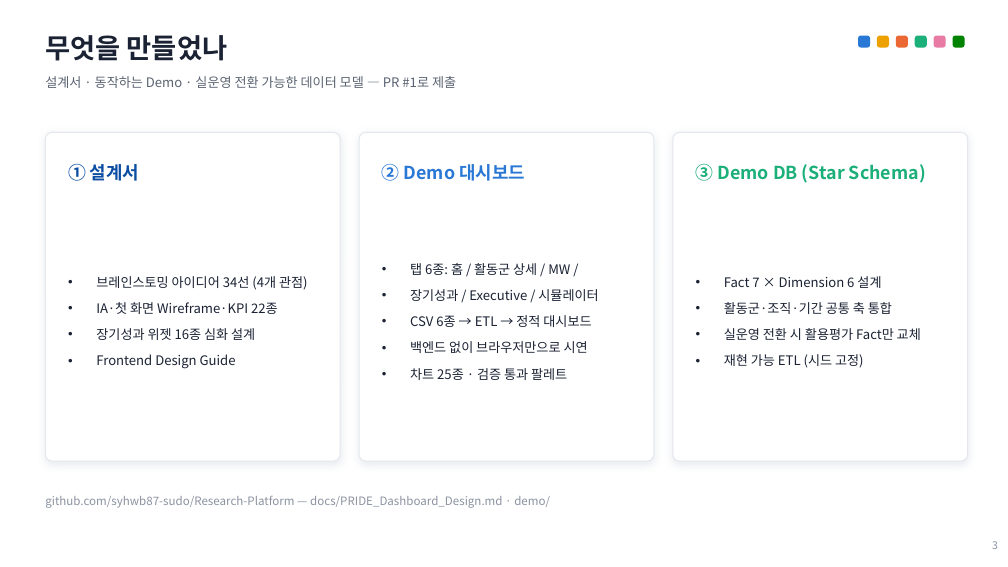
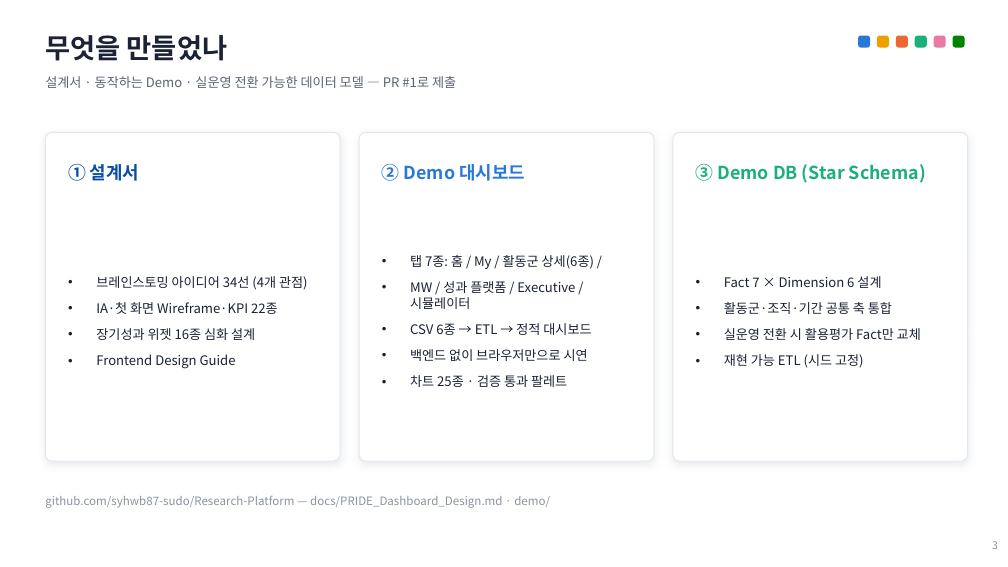
Before and after one commit to syhwb87-sudo/Research-Platform, a slide deck: slide 3 of docs/PRIDE_Dashboard_시연자료.pptx. Drawn at 1008x567 pixels with LibreOffice and Linux fonts; fonts in the diff are those of the drawing. Boxes give left, top, right and bottom in pixels: in the first picture for what was removed or moved away, otherwise in the second. Text is boxed around its words. In the diff, an @@ line names an element or a change of style, - is before the commit and + after.

```diff
--- a/docs/PRIDE_Dashboard_시연자료.pptx
+++ b/docs/PRIDE_Dashboard_시연자료.pptx
@@ text at box(410, 255, 594, 309): text changed @@
-• 탭 6종: 홈 / 활동군 상세 / MW /
-• 장기성과 / Executive / 시뮬레이터
+• 탭 7종: 홈 / My / 활동군 상세(6종) /
+• MW / 성과 플랫폼 / Executive / 시뮬레이터
```
Also in this commit, not shown: 1 other slide changed.
